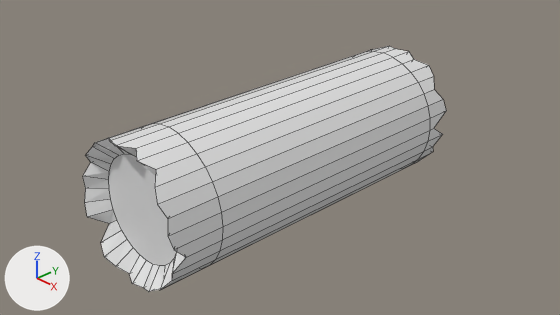
An edit to the Blender file js/Models/Log_Base.blend, drawn before and after from the same camera.
Rendered twice from the file's camera 'Camera'. Arrows for +X, +Y and +Z are at lower left; the lights stay in place. Mesh edges are drawn as thin lines.
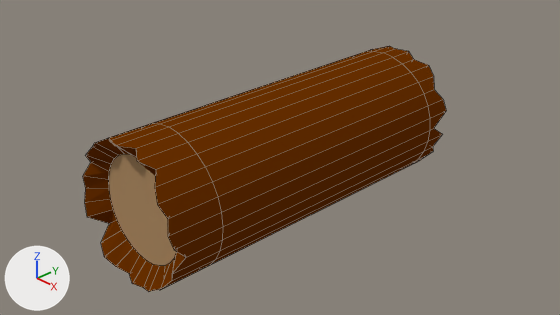
The change, as a diff of the scene's bpy script:
```diff
--- a/js/Models/Log_Base.blend.py
+++ b/js/Models/Log_Base.blend.py
@@ mat_material_001 @@
 n1 = _N.new('ShaderNodeBsdfPrincipled'); n1.name = 'Principled BSDF'
 n1.subsurface_method = 'BURLEY'
+n1.inputs[13].default_value = 0.0  # 'Specular IOR Level'
 n2 = _N.new('ShaderNodeTexImage'); n2.name = 'Image Texture'
 n2.image = img_material_001_roughness
+n3 = _N.new('ShaderNodeTexImage'); n3.name = 'Image Texture.001'
+n3.image = img_material_001_roughness
 _L.new(n1.outputs[0], n0.inputs[0])  # 'BSDF' to 'Surface'
 _L.new(n2.outputs[0], n1.inputs[2])  # 'Color' to 'Roughness'
+_L.new(n3.outputs[0], n1.inputs[0])  # 'Color' to 'Base Color'
```

What differs and where, as boxes [x1, y1, x2, y2] in the pictures (560 x 315 px):
'Cylinder', surface changed (grey to brown): [83, 46, 446, 292] in both
